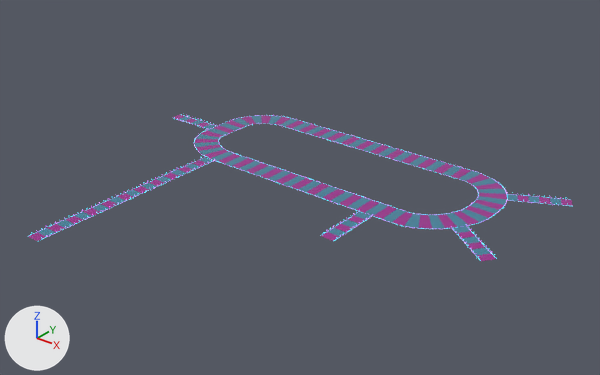
An edit to the glTF model path.glb, drawn before and after from the same camera.
Before and after are seen from a camera (50 mm lens) standing at (72.4, -148.8, 76.4) and looking at (-23.1, -29.5, 2.5). The lights are fixed; the arrows at lower left show +X, +Y and +Z. Where no turn or scale is listed for an object, it has been applied to the vertices.
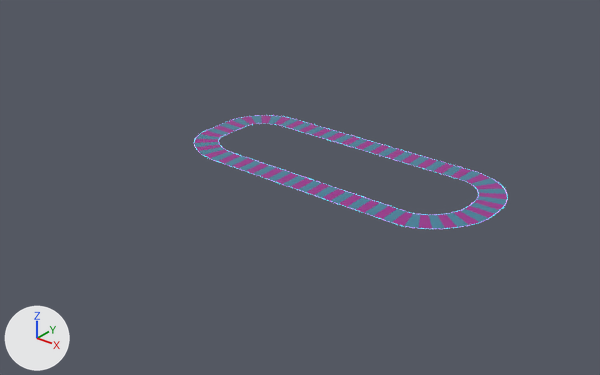
The newer file is also rescaled (x0.1), turned or shifted as a whole; pictures and numbers use the older file's frame.

Diff of the bpy script that builds the scene:
```diff
--- a/path.glb.py
+++ b/path.glb.py
@@ ob_plane_021 @@
-ob_plane_021 = bpy.data.objects.new('Plane.021', me_plane_015)
-ob_plane_021.location = (9.8, -2.4, 0.0)
@@ ob_plane_022 @@
-ob_plane_022 = bpy.data.objects.new('Plane.022', me_plane_001)
-ob_plane_022.location = (8.4, -20.0, 0.0)
@@ ob_plane_023 @@
-ob_plane_023 = bpy.data.objects.new('Plane.023', me_plane_002)
-ob_plane_023.location = (-8.7, -26.6, 0.0)
@@ ob_plane_024 @@
-ob_plane_024 = bpy.data.objects.new('Plane.024', me_plane_003)
-ob_plane_024.location = (-51.6, -26.6, 0.0)
@@ ob_plane_025 @@
-ob_plane_025 = bpy.data.objects.new('Plane.025', me_plane_004)
-ob_plane_025.location = (-64.4, -12.5, 0.0)
```

Boxes (x1, y1, x2, y2) around the edits, measured in the pictures (600 x 375 px):
'Plane.024', deleted
    before: (28, 155, 215, 241)
    faces in mat_floorpink (purple #9a238b): (28, 160, 208, 241)
    faces in mat_floorblue (cyan #3d809a): (38, 157, 214, 237)
'Plane.022', deleted
    before: (451, 224, 497, 261)
    faces in mat_floorpink (purple #9a238b): (457, 231, 496, 261)
    faces in mat_floorblue (cyan #3d809a): (452, 226, 491, 255)
'Plane.023', deleted
    before: (321, 212, 373, 241)
    faces in mat_floorpink (purple #9a238b): (321, 215, 365, 241)
    faces in mat_floorblue (cyan #3d809a): (328, 212, 371, 237)
'Plane.021', deleted
    before: (507, 192, 573, 206)
    faces in mat_floorblue (cyan #3d809a): (507, 194, 562, 205)
    faces in mat_floorpink (purple #9a238b): (518, 195, 573, 206)
'Plane.025', deleted
    before: (172, 114, 217, 129)
